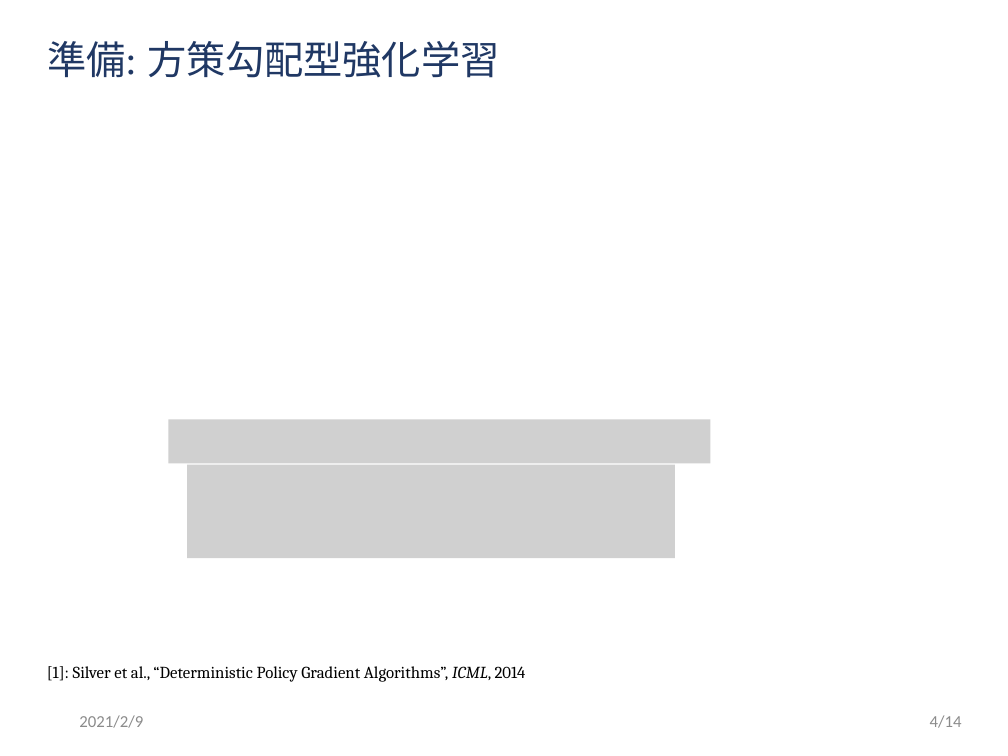
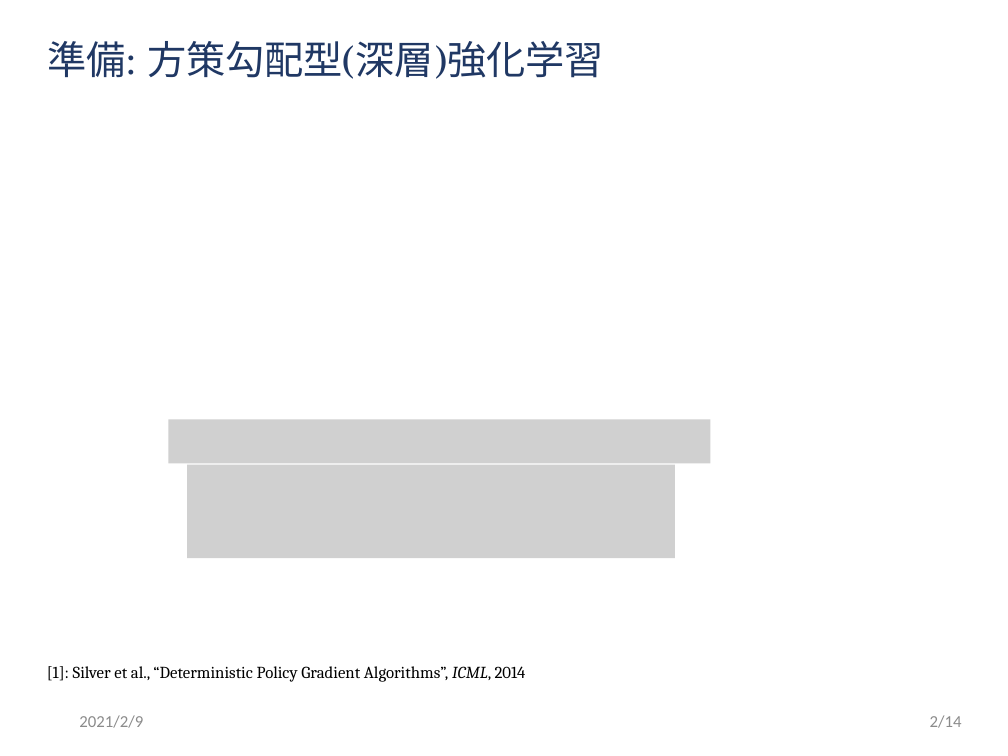
Before and after one commit to ibuki1024/thesis, a slide deck: slide 3 of slide/master.pptx (slide 5 before the commit). Drawn at 1008x756 pixels with LibreOffice and Linux fonts; fonts in the diff are those of the drawing; grey boxes stand for pictures; background and template pictures are left out. Boxes give left, top, right and bottom in pixels: in the first picture for what was removed or moved away, otherwise in the second. Text is boxed around its words. In the diff, an @@ line names an element or a change of style, - is before the commit and + after.

```diff
--- a/slide/master.pptx
+++ b/slide/master.pptx
@@ title at (x1=47, y1=41, x2=604, y2=79): text changed @@
-準備: 方策勾配型強化学習
+準備: 方策勾配型(深層)強化学習
@@ page number at (x1=930, y1=715, x2=962, y2=728): text changed @@
-4/14
+2/14
```
Also in this commit, not shown: 6 other slides changed, 4 other files.
